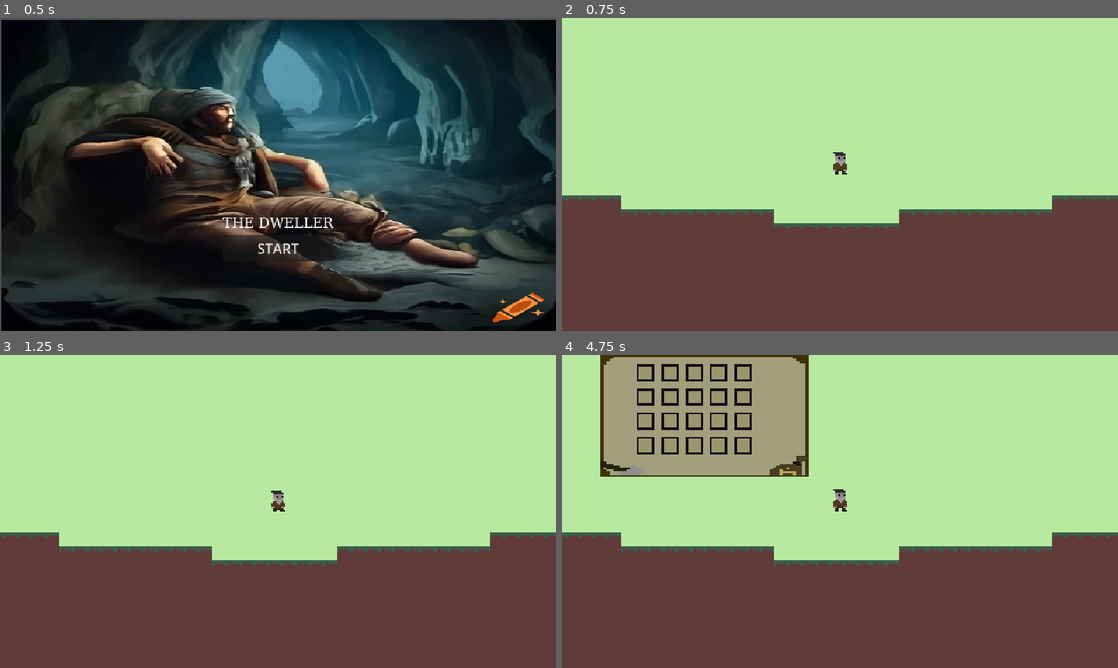
Above: before the commit, frames 1-4 (two rows, left to right).
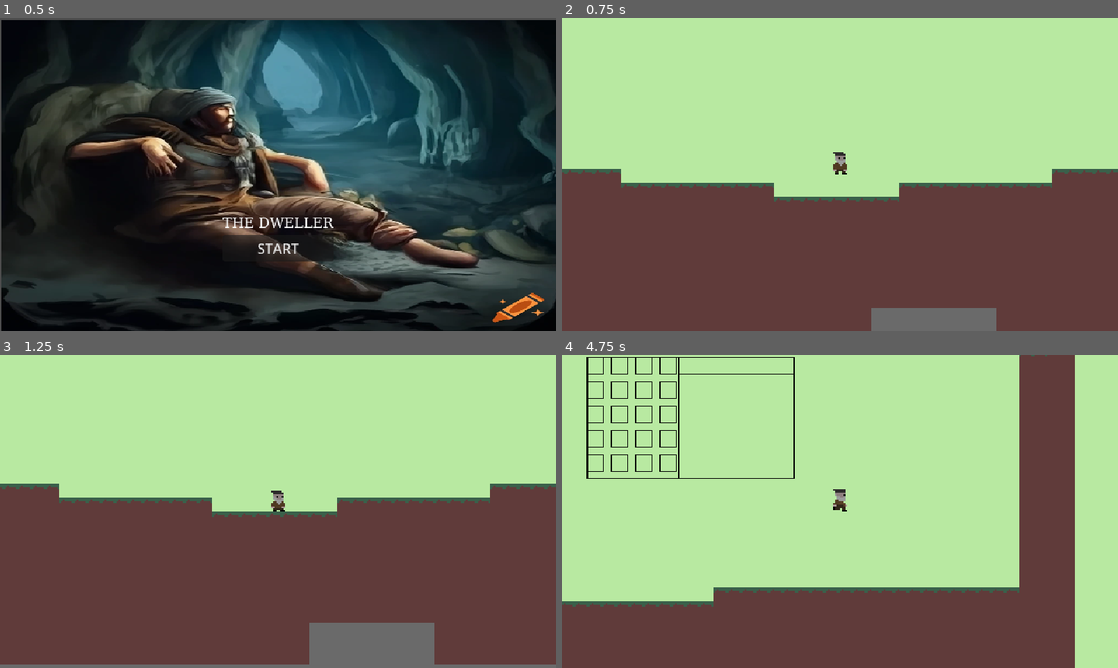
Above: after the commit, the same moments.

Repository: AbaddonEye/Godot-The-Dweller-GIT
Game: Godot game, scene res://MENU INIZIALE/main_menu.tscn
Same seed, same stepped clock (60 frames per second), same inputs: the game is played once before the commit and once after it.
Inputs (mouse positions are in pixels of both pictures, inside the frame that each line leads up to):
- Up to frame 1 (0.5 s): no input
- Up to frame 2 (0.75 s): click "START" at 0.5 s
- Up to frame 3 (1.25 s): no input
- Up to frame 4 (4.75 s): tap Enter at 1.25 s; move the mouse to (962, 495) at 1.27 s; hold D (move_right) 1.28-2.78 s; tap I (i) at 1.35, 2.3, 2.85, 3.8, 4.35 s; tap Space (jump) at 1.52, 2.27, 3.77, 4.52 s; tap E (interact) at 1.55, 2.1, 3.05, 3.6, 4.55 s; move the mouse to (728, 527) at 2.02 s; move the mouse to (895, 442) at 2.77 s; hold A (move_left) 2.78-3.53 s; move the mouse to (812, 574) at 3.52 s; hold D (move_right) from 3.53 s (still down); move the mouse to (1006, 558) at 4.27 s

Frame 1 is identical in both runs. In frame 2, 11% of the frame differs, in the area x 0-100%, y 48-100%; in frame 3, 21%; in frame 4, 37%, in the area x 0-100%, y 0-100%.

Commit message:
rimosse cose

Diff:
--- a/Player/player.gd
+++ b/Player/player.gd
@@ -14,12 +14,6 @@
 
 @export var inv: Inv  # Risorsa inventario collegata
 
-func _ready():
-	print("=== TILESET DEBUG ===")
-	if tilemap.tile_set == null:
-		print("❌ TileSet NON assegnato!")
-	else:
-		print("✅ TileSet trovato:", tilemap.tile_set)
 
 func _physics_process(delta):
 	player_falling(delta)
@@ -50,43 +44,4 @@
 	elif current_state == State.Run:
 		animated_sprite_2d.play("run")
 
-# 🔹 Aggiunge oggetto all'inventario
-func add_item_to_inventory(item: InvItem):
-	inv.items.append(item)
-	inv_ui.update_slots()
-	print("✅ Raccolto:", item.name)
-	print("👜 Oggetti in inventario:", inv.items.size())
-
-# 🔹 Interazione per distruggere tile e droppare oggetto
-func _process(_delta):
-	if Input.is_action_just_pressed("interact"):
-		var mouse_pos = get_global_mouse_position()
-		var tile_pos = tilemap.local_to_map(mouse_pos)
-		var tile_data = tilemap.get_cell_tile_data(0, tile_pos)
-
-		print("=== DEBUG INTERACT ===")
-		print("Mouse Posizione:", mouse_pos)
-		print("TileMap Posizione:", tile_pos)
-		print("Tile Presente:", tile_data != null)
-
-		if tile_data != null:
-			_start_tile_destruction_delay(tile_pos)
-			print("💥 Avviato distruzione tile in:", tile_pos)
-
-
-
-# Timer per ritardare distruzione tile
-func _start_tile_destruction_delay(tile_pos):
-	var timer = Timer.new()
-	timer.wait_time = 1  # 1 secondo
-	timer.one_shot = true
-	timer.timeout.connect(Callable(self, "_on_tile_destruction_timeout").bind(tile_pos))
-	add_child(timer)
-	timer.start()
-
-# Quando il timer scade, distrugge tile e droppa oggetto
-func _on_tile_destruction_timeout(tile_pos):
-	tilemap.erase_cell(0, tile_pos)
-	print("💥 Tile distrutto in:", tile_pos)
-
-	var world_pos = tilemap.map_to_local(tile_pos)
+#
--- a/Player/player.tscn
+++ b/Player/player.tscn
@@ -87,7 +87,7 @@
 autoplay = "idle"
 
 [node name="Inv_UI" parent="." instance=ExtResource("5_qlx6f")]
-offset_left = -138.0
-offset_top = -90.0
-offset_right = -19.0
-offset_bottom = -20.0
+offset_left = -147.0
+offset_top = -89.0
+offset_right = -26.0
+offset_bottom = -19.0
--- a/inventory/inv_ui.tscn
+++ b/inventory/inv_ui.tscn
@@ -1,7 +1,7 @@
 [gd_scene load_steps=4 format=3 uid="uid://cxw4awjj71q4d"]
 
 [ext_resource type="Script" path="res://inv_ui.gd" id="1_x872x"]
-[ext_resource type="Texture2D" uid="uid://dxfxf0vsi4q22" path="res://inventory/inventario.png" id="2_lq5r5"]
+[ext_resource type="Texture2D" uid="uid://iu7f5lc8oa7x" path="res://art/inventory.png" id="2_20xrw"]
 [ext_resource type="PackedScene" uid="uid://dqbteghk7js6m" path="res://inventory/inv_ui_slot.tscn" id="3_bj5gm"]
 
 [node name="Inv_UI" type="Control"]
@@ -19,9 +19,10 @@
 
 [node name="NinePatchRect" type="NinePatchRect" parent="."]
 layout_mode = 0
-offset_right = 120.0
+offset_left = 1.0
+offset_right = 121.0
 offset_bottom = 70.0
-texture = ExtResource("2_lq5r5")
+texture = ExtResource("2_20xrw")
 
 [node name="GridContainer" type="GridContainer" parent="NinePatchRect"]
 layout_mode = 1
@@ -30,13 +31,13 @@
 anchor_top = 0.5
 anchor_right = 0.5
 anchor_bottom = 0.5
-offset_left = -39.0
-offset_top = -30.0
-offset_right = 35.0
-offset_bottom = 26.0
+offset_left = -60.0
+offset_top = -35.0
+offset_right = -7.0
+offset_bottom = 34.0
 grow_horizontal = 2
 grow_vertical = 2
-columns = 5
+columns = 4
 
 [node name="inv_UI_slot" parent="NinePatchRect/GridContainer" instance=ExtResource("3_bj5gm")]
 custom_minimum_size = Vector2(10, 10)
@@ -67,24 +68,31 @@
 layout_mode = 2
 
 [node name="inv_UI_slot8" parent="NinePatchRect/GridContainer" instance=ExtResource("3_bj5gm")]
+custom_minimum_size = Vector2(10, 10)
 layout_mode = 2
 
 [node name="inv_UI_slot9" parent="NinePatchRect/GridContainer" instance=ExtResource("3_bj5gm")]
+custom_minimum_size = Vector2(10, 10)
 layout_mode = 2
 
 [node name="inv_UI_slot10" parent="NinePatchRect/GridContainer" instance=ExtResource("3_bj5gm")]
+custom_minimum_size = Vector2(10, 10)
 layout_mode = 2
 
 [node name="inv_UI_slot11" parent="NinePatchRect/GridContainer" instance=ExtResource("3_bj5gm")]
+custom_minimum_size = Vector2(10, 10)
 layout_mode = 2
 
 [node name="inv_UI_slot12" parent="NinePatchRect/GridContainer" instance=ExtResource("3_bj5gm")]
+custom_minimum_size = Vector2(10, 10)
 layout_mode = 2
 
 [node name="inv_UI_slot13" parent="NinePatchRect/GridContainer" instance=ExtResource("3_bj5gm")]
+custom_minimum_size = Vector2(10, 10)
 layout_mode = 2
 
 [node name="inv_UI_slot14" parent="NinePatchRect/GridContainer" instance=ExtResource("3_bj5gm")]
+custom_minimum_size = Vector2(10, 10)
 layout_mode = 2
 
 [node name="inv_UI_slot15" parent="NinePatchRect/GridContainer" instance=ExtResource("3_bj5gm")]
@@ -96,13 +104,17 @@
 layout_mode = 2
 
 [node name="inv_UI_slot17" parent="NinePatchRect/GridContainer" instance=ExtResource("3_bj5gm")]
+custom_minimum_size = Vector2(10, 10)
 layout_mode = 2
 
 [node name="inv_UI_slot18" parent="NinePatchRect/GridContainer" instance=ExtResource("3_bj5gm")]
+custom_minimum_size = Vector2(10, 10)
 layout_mode = 2
 
 [node name="inv_UI_slot19" parent="NinePatchRect/GridContainer" instance=ExtResource("3_bj5gm")]
+custom_minimum_size = Vector2(10, 10)
 layout_mode = 2
 
 [node name="inv_UI_slot20" parent="NinePatchRect/GridContainer" instance=ExtResource("3_bj5gm")]
+custom_minimum_size = Vector2(10, 10)
 layout_mode = 2
--- a/inventory/inv_ui_slot.tscn
+++ b/inventory/inv_ui_slot.tscn
@@ -1,7 +1,7 @@
 [gd_scene load_steps=3 format=3 uid="uid://dqbteghk7js6m"]
 
 [ext_resource type="Script" path="res://inventory/inv_ui_slot.gd" id="1_3i7u7"]
-[ext_resource type="Texture2D" uid="uid://cujg264nmklrg" path="res://inventory/Sprite-slot.png" id="1_dhcp0"]
+[ext_resource type="Texture2D" uid="uid://b65arnsg8r6qg" path="res://art/slot.png" id="2_pl75h"]
 
 [node name="inv_UI_slot" type="Panel"]
 self_modulate = Color(1, 1, 1, 0)
@@ -11,8 +11,8 @@
 script = ExtResource("1_3i7u7")
 
 [node name="Sprite2D" type="Sprite2D" parent="."]
-scale = Vector2(1.25, 1.25)
-texture = ExtResource("1_dhcp0")
+scale = Vector2(0.625, 0.625)
+texture = ExtResource("2_pl75h")
 centered = false
 
 [node name="CenterContainer" type="CenterContainer" parent="."]
--- a/levels/scena_test.tscn
+++ b/levels/scena_test.tscn
@@ -1,9 +1,8 @@
-[gd_scene load_steps=11 format=4 uid="uid://y4cm8ttm3f1r"]
+[gd_scene load_steps=10 format=4 uid="uid://y4cm8ttm3f1r"]
 
 [ext_resource type="Script" path="res://levels/main.gd" id="1_40405"]
 [ext_resource type="PackedScene" uid="uid://bani4bneeuwft" path="res://Player/player.tscn" id="1_ynel5"]
 [ext_resource type="Texture2D" uid="uid://lfnf2px27gon" path="res://Tilesets/Sprite-0001.png" id="3_a2mci"]
-[ext_resource type="Script" path="res://Player/porcodio.gd" id="3_ikg7l"]
 [ext_resource type="Texture2D" uid="uid://bmy6b83unn5ac" path="res://Tilesets/run.png" id="5_nuexv"]
 
 [sub_resource type="TileSetAtlasSource" id="TileSetAtlasSource_hf1co"]
@@ -73,8 +72,10 @@
 texture_region_size = Vector2i(8, 8)
 2:0/0 = 0
 2:0/0/physics_layer_0/polygon_0/points = PackedVector2Array(-4, -4, 4, -4, 4, 4, -4, 4)
+2:0/0/custom_data_0 = true
 3:0/0 = 0
 3:0/0/physics_layer_0/polygon_0/points = PackedVector2Array(-4, -4, 4, -4, 4, 4, -4, 4)
+3:0/0/custom_data_0 = true
 4:1/0 = 0
 4:0/0 = 0
 5:0/0 = 0
@@ -85,11 +86,14 @@
 7:1/0 = 0
 2:1/0 = 0
 2:1/0/physics_layer_0/polygon_0/points = PackedVector2Array(-4, -4, 4, -4, 4, 4, -4, 4)
+2:1/0/custom_data_0 = true
 3:1/0 = 0
 1:0/0 = 0
 1:0/0/physics_layer_0/polygon_0/points = PackedVector2Array(-4, -4, 4, -4, 4, 4, -4, 4)
+1:0/0/custom_data_0 = true
 0:0/0 = 0
 0:0/0/physics_layer_0/polygon_0/points = PackedVector2Array(-4, -4, 4, -4, 4, 4, -4, 4)
+0:0/0/custom_data_0 = true
 1:1/0 = 0
 
 [sub_resource type="TileSetAtlasSource" id="TileSetAtlasSource_mo65w"]
@@ -100,6 +104,8 @@
 tile_size = Vector2i(8, 8)
 physics_layer_0/collision_layer = 1
 physics_layer_0/collision_mask = 2
+custom_data_layer_0/name = "Digable"
+custom_data_layer_0/type = 1
 sources/0 = SubResource("TileSetAtlasSource_fvujc")
 sources/1 = SubResource("TileSetAtlasSource_mo65w")
 
@@ -109,7 +115,6 @@
 [node name="Player" parent="." instance=ExtResource("1_ynel5")]
 position = Vector2(-106, -332)
 safe_margin = 0.001
-script = ExtResource("3_ikg7l")
 
 [node name="Camera2D" type="Camera2D" parent="Player"]
 zoom = Vector2(2, 2)
Binary file added: art/inventory.png
Not shown, added: art/inventory.png.import
Binary file added: art/slot.png
Not shown, added: art/slot.png.import
